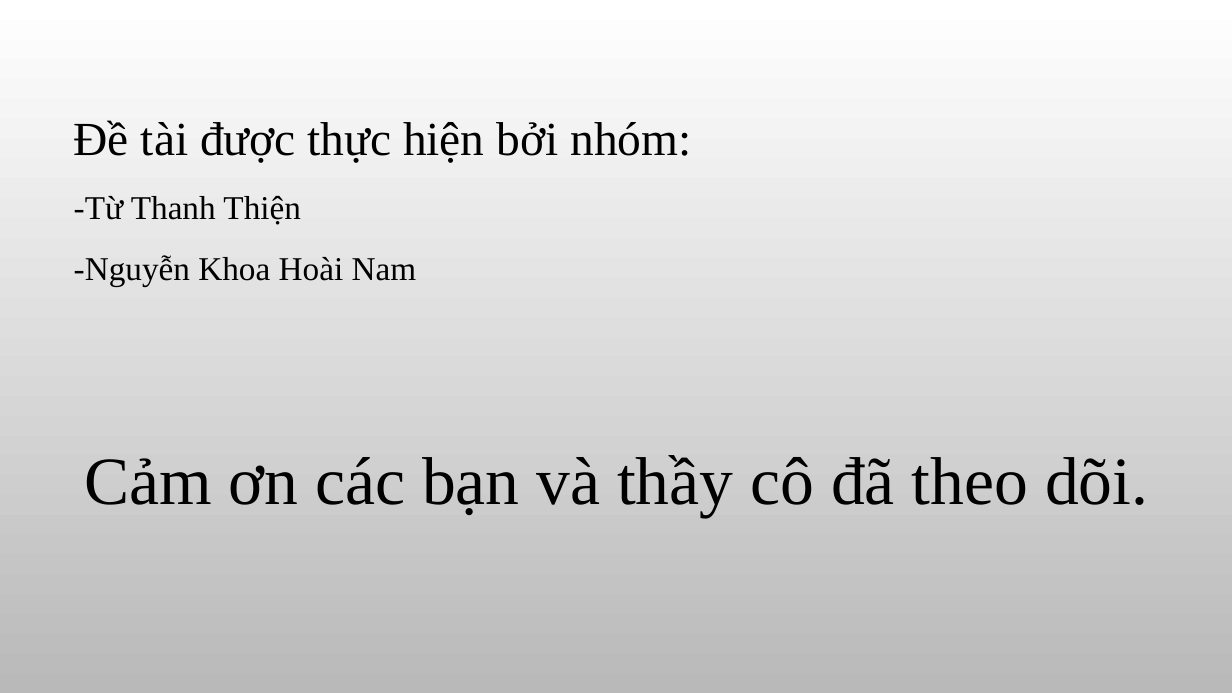
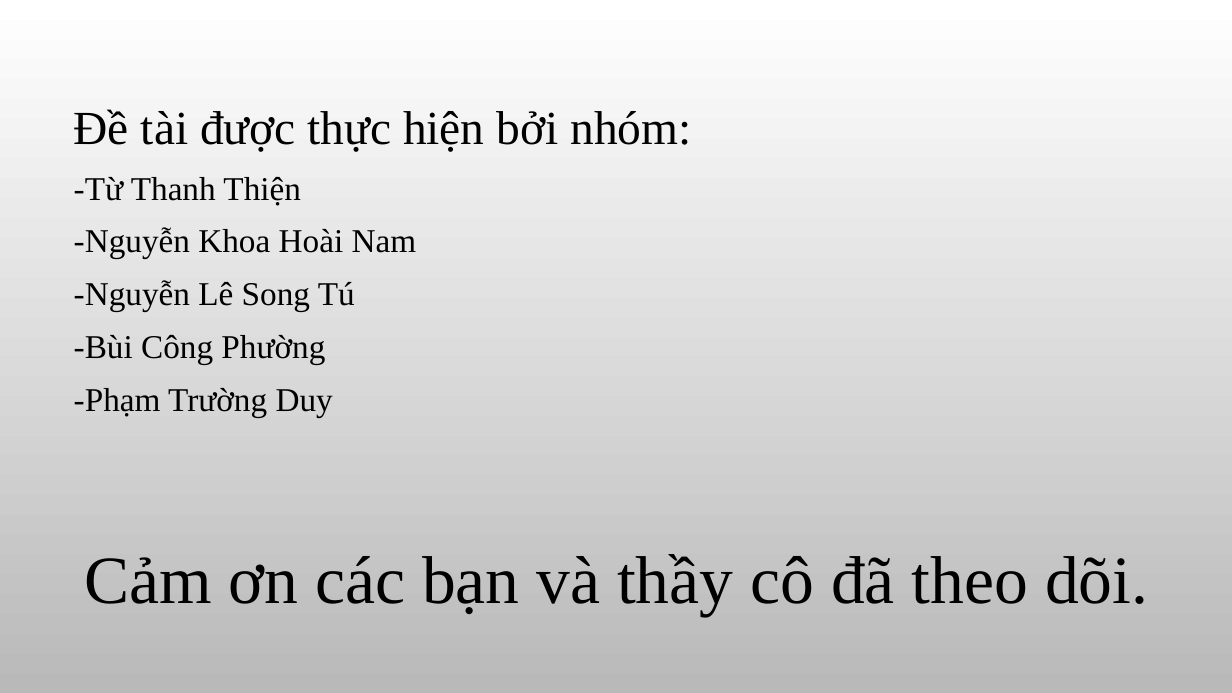
Before and after one commit to thienqnpro02/school, a slide deck: slide 18 of HT_QLLINHKIEN/Báo cáo thực tập.pptx (slide 10 before the commit). Drawn at 1232x693 pixels with LibreOffice and Linux fonts; fonts in the diff are those of the drawing; background and template pictures are left out. Boxes give left, top, right and bottom in pixels: in the first picture for what was removed or moved away, otherwise in the second. Text is boxed around its words. In the diff, an @@ line names an element or a change of style, - is before the commit and + after.

```diff
--- a/HT_QLLINHKIEN/Báo cáo thực tập.pptx
+++ b/HT_QLLINHKIEN/Báo cáo thực tập.pptx
@@ text at [74,109,1148,616]: line spacing 1.2 to 1 @@
@@ text at [74,280,355,417]: paragraphs added @@
+-Nguyễn Lê Song Tú
+-Bùi Công Phường
+-Phạm Trường Duy
```
Also in this commit, not shown: 4 other slides changed, 9 slides added, 1 slide removed, 4 other files.
